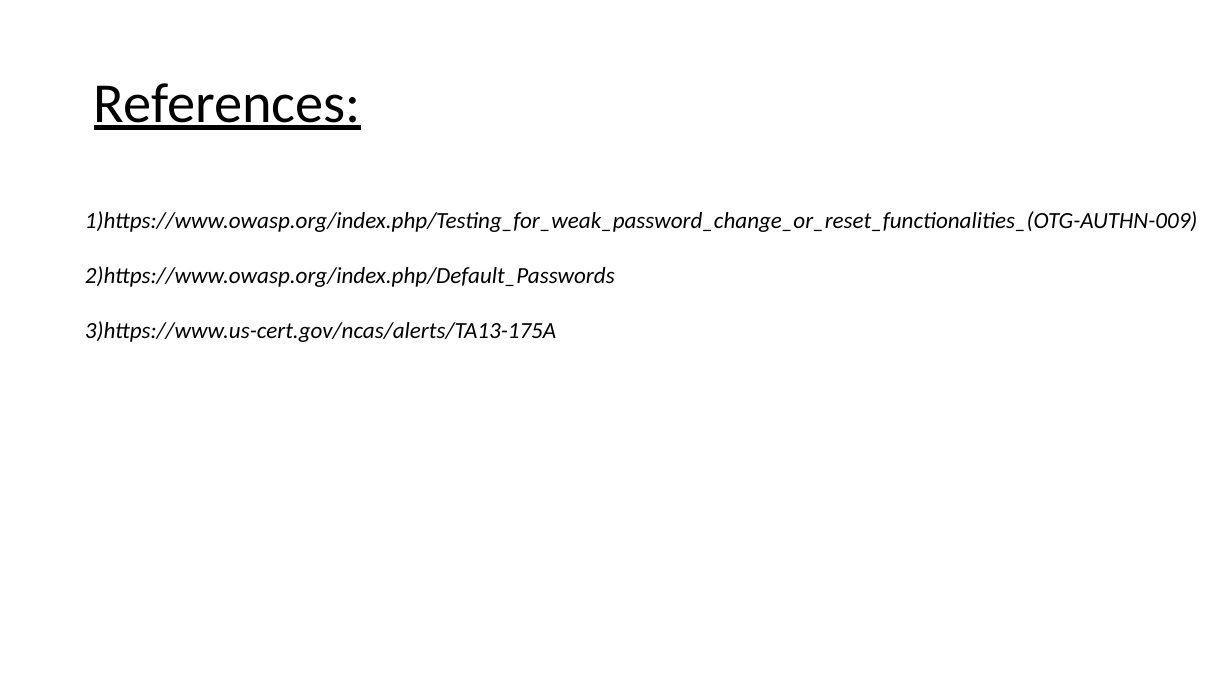
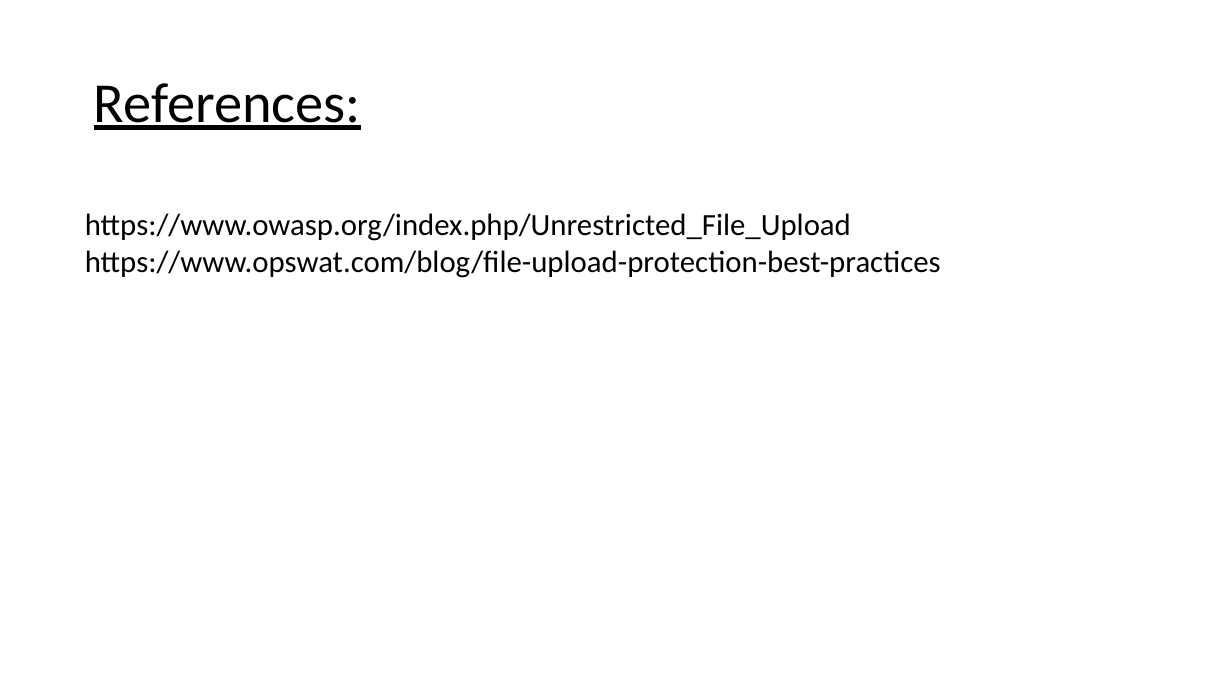
Before and after one commit to RocktimRajkumar/CEH-hack-a-thon, a slide deck: slide 25 of reports/Lifestyle Store/LifeStyle Store Application Reports.pptx. Drawn at 1232x693 pixels with LibreOffice and Linux fonts; fonts in the diff are those of the drawing. Boxes give left, top, right and bottom in pixels: in the first picture for what was removed or moved away, otherwise in the second. Text is boxed around its words. In the diff, an @@ line names an element or a change of style, - is before the commit and + after.

```diff
--- a/reports/Lifestyle Store/LifeStyle Store Application Reports.pptx
+++ b/reports/Lifestyle Store/LifeStyle Store Application Reports.pptx
@@ text at [85,213,941,278]: text changed; size 18 to 24 pt; italic off @@
-1)https://www.owasp.org/index.php/Testing_for_weak_password_change_or_reset_functionalities_(OTG-AUTHN-009)
-2)https://www.owasp.org/index.php/Default_Passwords
-3)https://www.us-cert.gov/ncas/alerts/TA13-175A
+https://www.owasp.org/index.php/Unrestricted_File_Upload
+https://www.opswat.com/blog/file-upload-protection-best-practices
```
Also in this commit, not shown: 5 other slides changed, 1 slide added, 1 slide removed.
